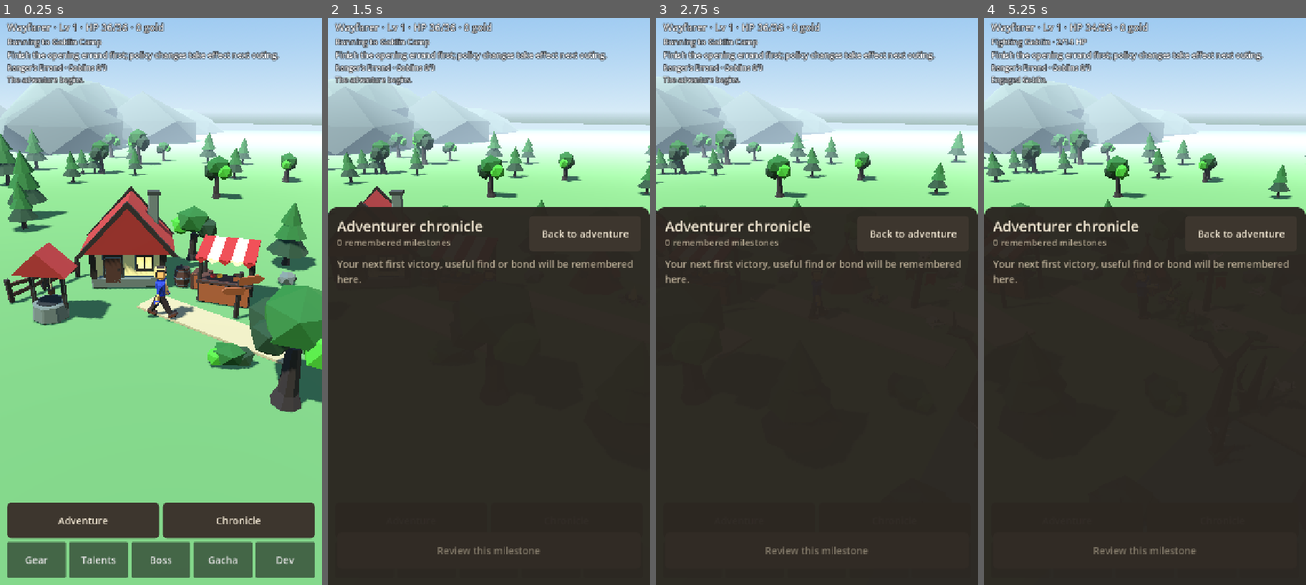
Above: before the commit, frames 1-4 (left to right).
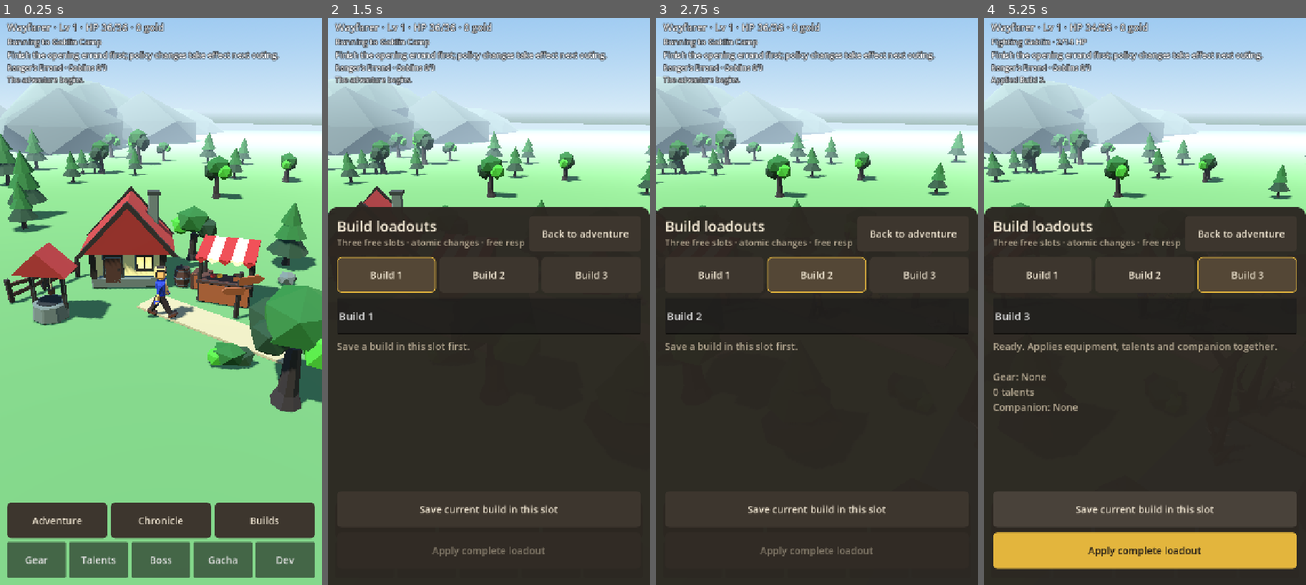
Above: after the commit, the same moments.

Repository: gabebartolo-spec/Idlerpg
Game: Godot game, scene res://main.tscn
Two runs of this game, one before a commit and one after it. Both use one fixed random seed, a clock stepped at 60 frames per second and the inputs below.
Inputs (mouse positions are in pixels of both pictures, inside the frame that each line leads up to):
- Up to frame 1 (0.25 s): no input
- Up to frame 2 (1.5 s): click (592, 522) at 0.5 s, where only the run after the commit has a clickable "Builds"; click (385, 273) at 1.25 s, where only the run after the commit has a clickable "Build 1"
- Up to frame 3 (2.75 s): click (817, 273) at 2 s, where only the run after the commit has a clickable "Build 2"
- Up to frame 4 (5.25 s): click (1248, 273) at 2.75 s, where only the run after the commit has a clickable "Build 3"; click (1145, 511) at 3.5 s, where only the run after the commit has a clickable "Save current build in this sl…"; click (1145, 550) at 4.25 s, where only the run after the commit has a clickable "Apply complete loadout"; click "Adventure" at 5 s

The runs differ from the first frame. In frame 1, 0.7% of the frame differs, in the area x 10-87%, y 85-92%; in frame 2, 4.4%; in frame 3, 4.5%; in frame 4, 17%, in the area x 2-98%, y 10-98%.

Commit message:
feat: save three named builds and apply loadouts atomically

Diff:
--- a/src/main.gd
+++ b/src/main.gd
@@ -10,6 +10,7 @@
 const GearScreenScript = preload("res://src/ui/gear_screen.gd")
 const TalentScreenScript = preload("res://src/ui/talent_screen.gd")
 const GachaScreenScript = preload("res://src/ui/gacha_screen.gd")
+const LoadoutScreenScript = preload("res://src/ui/loadout_screen.gd")
 const AdventureScreenScript = preload("res://src/ui/adventure_screen.gd")
 const SheetScript = preload("res://src/ui/sheet.gd")
 const ChronicleScreenScript = preload("res://src/ui/chronicle_screen.gd")
@@ -55,6 +56,7 @@
 var boss_panel: Control
 var chronicle_panel: Control
 var adventure_panel: Control
+var loadout_panel: Control
 var return_highlights: VBoxContainer
 var talent_button: Button
 var talent_proc_pulse: float = 0.0
@@ -456,6 +458,10 @@
 	chronicle_button.pressed.connect(func() -> void: _toggle_sheet(chronicle_panel))
 	chronicle_button.size_flags_horizontal = Control.SIZE_EXPAND_FILL
 	pursuits.add_child(chronicle_button)
+	var loadout_button := UiStyleScript.button("Builds")
+	loadout_button.size_flags_horizontal = Control.SIZE_EXPAND_FILL
+	loadout_button.pressed.connect(func() -> void: _toggle_sheet(loadout_panel))
+	pursuits.add_child(loadout_button)
 
 	var actions := HBoxContainer.new()
 	actions.add_theme_constant_override("separation", 8)
@@ -535,6 +541,12 @@
 	gacha_panel.companion_changed.connect(_on_companion_changed)
 	gacha_collection_view = gacha_panel.collection_view
 	gacha_history_view = gacha_panel.history_view
+
+	loadout_panel = LoadoutScreenScript.new()
+	loadout_panel.visible = false
+	canvas.add_child(loadout_panel)
+	loadout_panel.setup(sim, game)
+	loadout_panel.changed.connect(_on_gear_changed)
 
 	adventure_panel = AdventureScreenScript.new()
 	adventure_panel.visible = false
@@ -611,7 +623,7 @@
 
 # Only one sheet, drawer or report is open at a time.
 func _close_drawers() -> void:
-	for sheet in [equipment_panel, talent_panel, boss_panel, gacha_panel, adventure_panel, chronicle_panel, dev_panel, return_panel]:
+	for sheet in [equipment_panel, talent_panel, boss_panel, gacha_panel, adventure_panel, loadout_panel, chronicle_panel, dev_panel, return_panel]:
 		if sheet != null:
 			sheet.visible = false
 
@@ -862,11 +874,11 @@
 		if equipment_panel != null and equipment_panel.visible:
 			_rebuild_equipment_panel()
 
-	if event_type in ["talent_unlocked", "talents_reset", "level_up"]:
+	if event_type in ["talent_unlocked", "talents_reset", "level_up", "loadout_applied"]:
 		if talent_panel != null and talent_panel.visible:
 			talent_panel.refresh()
 
-	if event_type in ["boss_defeated", "boss_lost", "gear_obtained", "gear_equipped", "gear_unequipped", "hunt_changed", "level_up"]:
+	if event_type in ["boss_defeated", "boss_lost", "gear_obtained", "gear_equipped", "gear_unequipped", "hunt_changed", "level_up", "loadout_applied"]:
 		if boss_panel != null and boss_panel.visible:
 			boss_panel.refresh()
 
--- a/src/sim/adventurer_sim.gd
+++ b/src/sim/adventurer_sim.gd
@@ -3,6 +3,7 @@
 
 signal event_emitted(event: Dictionary)
 
+const LoadoutsScript = preload("res://src/state/build_loadouts.gd")
 const PolicyScript = preload("res://src/data/adventure_policy.gd")
 const GoalsScript = preload("res://src/state/adventure_goals.gd")
 const ChronicleScript = preload("res://src/state/chronicle.gd")
@@ -98,6 +99,7 @@
 var recent_events: Array[String] = []
 var chronicle = ChronicleScript.new()
 var goals = GoalsScript.new()
+var loadouts = LoadoutsScript.new()
 var adventure_policy: String = PolicyScript.DEFAULT
 var outing_policy: String = PolicyScript.DEFAULT
 var outing_hunt: String = ""
@@ -292,6 +294,7 @@
 		"companion_bond_xp": companion_bond_xp.duplicate(true),
 		"chronicle": chronicle.to_save_dict(),
 		"goals": goals.to_save_dict(),
+		"loadouts": loadouts.to_save_dict(),
 		"adventure_policy": adventure_policy,
 		"outing_policy": outing_policy,
 		"outing_hunt": outing_hunt,
@@ -301,6 +304,7 @@
 func load_save_dict(data: Dictionary) -> void:
 	chronicle.load_save_dict(data.get("chronicle", {}))
 	goals.load_save_dict(data.get("goals", {}))
+	loadouts.load_save_dict(data.get("loadouts", {}))
 	adventure_policy = str(data.get("adventure_policy", PolicyScript.DEFAULT))
 	if not PolicyScript.valid(adventure_policy):
 		adventure_policy = PolicyScript.DEFAULT
--- /dev/null
+++ b/src/state/build_loadouts.gd
@@ -0,0 +1,77 @@
+extends RefCounted
+const Gear = preload("res://src/data/gear_catalog.gd")
+const Talents = preload("res://src/data/talent_catalog.gd")
+const Companions = preload("res://src/data/companion_catalog.gd")
+const COUNT := 3
+var presets: Dictionary = {}
+
+func save_current(index: int, name: String, sim: Node) -> bool:
+	name = name.strip_edges().left(32)
+	if index < 0 or index >= COUNT or name.is_empty():
+		return false
+	presets[str(index)] = {"name": name, "equipment": sim.equipped.duplicate(), "talents": sim.unlocked_talents.duplicate(), "companion": sim.active_companion}
+	return true
+
+func preview(index: int, sim: Node, game: Node, available: bool = false) -> Dictionary:
+	var saved: Dictionary = presets.get(str(index), {})
+	if saved.is_empty():
+		return {"ok": false, "error": "Save a build in this slot first.", "missing": []}
+	var missing: Array[String] = []
+	var equipment := {}
+	var wanted: Dictionary = saved.get("equipment", {})
+	for slot in sim.equipped:
+		var item := str(wanted.get(slot, ""))
+		if not item.is_empty() and (not Gear.has_item(item) or Gear.slot(item) != slot):
+			return {"ok": false, "error": "This preset contains invalid equipment.", "missing": []}
+		if not item.is_empty() and sim.gear_count(item) <= 0:
+			missing.append(item)
+			item = sim.equipped_item(slot) if available else ""
+			if sim.gear_count(item) <= 0:
+				item = ""
+		equipment[slot] = item
+	var talents := {}
+	var wanted_talents: Dictionary = saved.get("talents", {})
+	for id in wanted_talents:
+		if not bool(wanted_talents[id]):
+			continue
+		if not Talents.has_talent(str(id)):
+			return {"ok": false, "error": "This preset contains an unknown talent.", "missing": missing}
+		talents[str(id)] = true
+	if talents.size() > sim.talent_points_total():
+		return {"ok": false, "error": "Not enough talent points for this preset.", "missing": missing}
+	for id in talents:
+		var requirement := Talents.requirement(str(id))
+		if not requirement.is_empty() and not talents.has(requirement):
+			return {"ok": false, "error": "A talent prerequisite is missing.", "missing": missing}
+	var companion := str(saved.get("companion", ""))
+	if not companion.is_empty() and not Companions.has_companion(companion):
+		return {"ok": false, "error": "This preset contains an unknown companion.", "missing": missing}
+	if not companion.is_empty() and game.collection_count("companions", companion) <= 0:
+		missing.append(companion)
+		companion = sim.active_companion if available else ""
+		if game.collection_count("companions", companion) <= 0:
+			companion = ""
+	return {"ok": available or missing.is_empty(), "error": "Missing pieces: " + ", ".join(missing) if not missing.is_empty() else "Ready. Applies equipment, talents and companion together.", "missing": missing, "equipment": equipment, "talents": talents, "companion": companion, "name": str(saved.get("name", "Build"))}
+
+func apply(index: int, sim: Node, game: Node, available: bool = false) -> Dictionary:
+	var plan := preview(index, sim, game, available)
+	if not bool(plan["ok"]):
+		return plan
+	# No setters/signals until all ownership and point checks succeed. Preserve HP and
+	# encounter proc budgets: switching builds cannot grant healing or another Last stand.
+	sim.equipped = plan["equipment"].duplicate()
+	sim.unlocked_talents = plan["talents"].duplicate()
+	sim.active_companion = plan["companion"]
+	sim.hero_hp = mini(sim.hero_hp, sim.effective_max_hp())
+	sim._emit_event("loadout_applied", "Applied %s." % plan["name"])
+	return plan
+
+func to_save_dict() -> Dictionary:
+	return presets.duplicate(true)
+
+func load_save_dict(data: Dictionary) -> void:
+	presets.clear()
+	for index in COUNT:
+		var value: Variant = data.get(str(index))
+		if value is Dictionary:
+			presets[str(index)] = value.duplicate(true)
--- a/src/state/persistence.gd
+++ b/src/state/persistence.gd
@@ -6,7 +6,7 @@
 # These saves are for single-player continuity. They are files on the player's device and
 # a device clock, so nothing here can be trusted as online or competitive state.
 
-const SAVE_VERSION := 6
+const SAVE_VERSION := 7
 const DEFAULT_PATH := "user://idle_rpg_save.json"
 const MAX_OFFLINE_SECONDS := 7 * 24 * 60 * 60
 
@@ -182,6 +182,9 @@
 	if version == 5:
 		# Version 6 preserves the selected and current-outing policies.
 		version = 6
+	if version == 6:
+		# Version 7 adds three optional named build presets.
+		version = 7
 	data["version"] = version
 	return data
 
--- /dev/null
+++ b/src/ui/loadout_screen.gd
@@ -0,0 +1,66 @@
+extends "res://src/ui/sheet.gd"
+signal changed
+var sim: Node
+var game: Node
+var index: int = 0
+var tabs := {}
+var name_input: LineEdit
+var detail: Label
+var apply_button: Button
+var available_button: Button
+
+func setup(sim_node: Node, game_node: Node) -> void:
+	sim = sim_node
+	game = game_node
+	var column := build_sheet("Build loadouts")
+	tabs = add_tabs(column, [[0, "Build 1"], [1, "Build 2"], [2, "Build 3"]], func(next: int) -> void:
+		index = next
+		refresh())
+	name_input = LineEdit.new()
+	name_input.max_length = 32
+	name_input.custom_minimum_size.y = Style.TOUCH
+	name_input.add_theme_font_size_override("font_size", 24)
+	column.add_child(name_input)
+	var list := add_list(column)
+	detail = Style.label("", 22, Style.MUTED)
+	detail.autowrap_mode = TextServer.AUTOWRAP_WORD_SMART
+	list.content.add_child(detail)
+	var save_button := Style.button("Save current build in this slot")
+	save_button.pressed.connect(func() -> void:
+		if sim.loadouts.save_current(index, name_input.text, sim):
+			refresh()
+			changed.emit())
+	column.add_child(save_button)
+	apply_button = Style.button("Apply complete loadout", true)
+	apply_button.pressed.connect(func() -> void: apply(false))
+	column.add_child(apply_button)
+	available_button = Style.button("Apply available pieces")
+	available_button.pressed.connect(func() -> void: apply(true))
+	column.add_child(available_button)
+	refresh()
+
+func apply(available: bool) -> void:
+	var result: Dictionary = sim.loadouts.apply(index, sim, game, available)
+	if bool(result["ok"]):
+		changed.emit()
+	refresh()
+
+func refresh() -> void:
+	mark_tabs(tabs, index)
+	subtitle_label.text = "Three free slots · atomic changes · free respec"
+	var saved: Dictionary = sim.loadouts.presets.get(str(index), {})
+	name_input.text = str(saved.get("name", "Build %d" % (index + 1)))
+	var plan: Dictionary = sim.loadouts.preview(index, sim, game)
+	detail.text = str(plan["error"])
+	if not saved.is_empty():
+		var pieces: Array[String] = []
+		for item in saved.get("equipment", {}).values():
+			if not str(item).is_empty():
+				pieces.append(str(item))
+		detail.text += "\n\nGear: %s\n%d talents\nCompanion: %s" % [", ".join(pieces) if not pieces.is_empty() else "None", saved.get("talents", {}).size(), str(saved.get("companion", "")) if not str(saved.get("companion", "")).is_empty() else "None"]
+	apply_button.disabled = not bool(plan["ok"])
+	var fallback: Dictionary = sim.loadouts.preview(index, sim, game, true)
+	available_button.visible = not plan["missing"].is_empty()
+	available_button.disabled = not bool(fallback["ok"])
+	if available_button.visible:
+		detail.text += "\n\nAvailable pieces keeps your current owned item/companion where a saved piece is missing. It never creates replacements."
--- /dev/null
+++ b/tests/test_loadouts.gd
@@ -0,0 +1,67 @@
+extends SceneTree
+const Sim = preload("res://src/sim/adventurer_sim.gd")
+const Game = preload("res://src/game.gd")
+var failures := 0
+func _init() -> void:
+	call_deferred("run")
+func check(ok: bool, message: String) -> void:
+	if not ok:
+		failures += 1
+		push_error(message)
+	else:
+		print("PASS: ", message)
+func run() -> void:
+	var sim := Sim.new()
+	var game := Game.new()
+	root.add_child(sim)
+	root.add_child(game)
+	sim.hero_level = 10
+	sim.add_gear("Goblin Cleaver")
+	sim.equip_gear("Goblin Cleaver")
+	sim.unlock_talent("heavy_hand")
+	sim.unlock_talent("sharpened_edge")
+	game.collection["companions"] = {"Stable Hound": 1}
+	sim.set_active_companion("Stable Hound")
+	check(sim.loadouts.save_current(0, "Trail slayer", sim), "a named equipment/talent/companion build can be saved free")
+	check(not sim.loadouts.save_current(3, "Fourth", sim) and not sim.loadouts.save_current(1, "  ", sim), "only three named slots exist")
+	sim.unequip_gear("Goblin Cleaver")
+	sim.reset_talents()
+	sim.clear_active_companion()
+	sim.hero_hp = 5
+	sim.last_stand_used = true
+	sim.second_wind_used = true
+	sim.hero_attack_count = 7
+	var owned: Dictionary = sim.gear_inventory.duplicate()
+	var applied: Dictionary = sim.loadouts.apply(0, sim, game)
+	check(applied["ok"] and sim.equipped_item("weapon") == "Goblin Cleaver" and sim.has_talent("sharpened_edge") and sim.active_companion == "Stable Hound", "valid preset applies all parts together")
+	check(sim.gear_inventory == owned and sim.hero_hp == 5 and sim.last_stand_used and sim.second_wind_used and sim.hero_attack_count == 7, "application duplicates no gear and grants no healing or fresh encounter procs")
+	sim.unequip_gear("Goblin Cleaver")
+	sim.sell_gear("Goblin Cleaver")
+	sim.add_gear("Iron Sword")
+	sim.equip_gear("Iron Sword")
+	var before: Dictionary = sim.to_save_dict()
+	var missing: Dictionary = sim.loadouts.preview(0, sim, game)
+	check(not missing["ok"] and "Goblin Cleaver" in missing["missing"], "sold gear is previewed as missing")
+	check(not sim.loadouts.apply(0, sim, game)["ok"] and sim.to_save_dict() == before, "failed application makes no partial change")
+	check(sim.loadouts.apply(0, sim, game, true)["ok"] and sim.equipped_item("weapon") == "Iron Sword", "explicit available-pieces mode keeps the current owned replacement")
+	sim.loadouts.presets["1"] = {"name": "Broken", "equipment": {}, "talents": {"executioner": true}, "companion": ""}
+	before = sim.to_save_dict()
+	check(not sim.loadouts.apply(1, sim, game, true)["ok"] and sim.to_save_dict() == before, "invalid prerequisites fail atomically even with fallback")
+	game.collection["companions"] = {}
+	check(not sim.loadouts.preview(0, sim, game)["ok"], "unowned companions cannot be applied")
+	var restored := Sim.new()
+	root.add_child(restored)
+	restored.load_save_dict(JSON.parse_string(JSON.stringify(sim.to_save_dict(), "", true, true)))
+	check(restored.loadouts.to_save_dict() == sim.loadouts.to_save_dict(), "preset names and choices survive JSON persistence")
+	var start: Dictionary = sim.to_save_dict()
+	var stepped := Sim.new()
+	var offline := Sim.new()
+	root.add_child(stepped)
+	root.add_child(offline)
+	stepped.load_save_dict(start)
+	offline.load_save_dict(start)
+	stepped.simulate_elapsed(900.0)
+	offline.simulate_offline(900.0)
+	check(stepped.to_save_dict() == offline.to_save_dict(), "saved builds preserve watched/offline parity")
+	print("Loadout tests complete: %d failure(s)" % failures)
+	quit(failures)
Not shown, changed: docs/RESEARCH_BACKLOG.md
Not shown, changed: scripts/run_tests.sh
